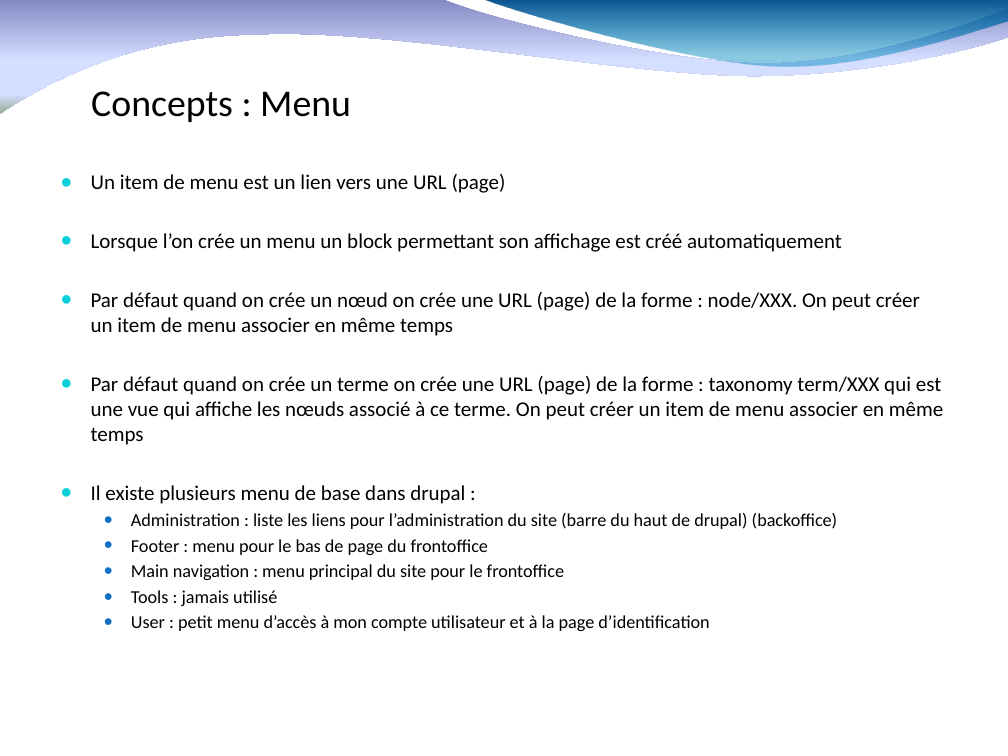
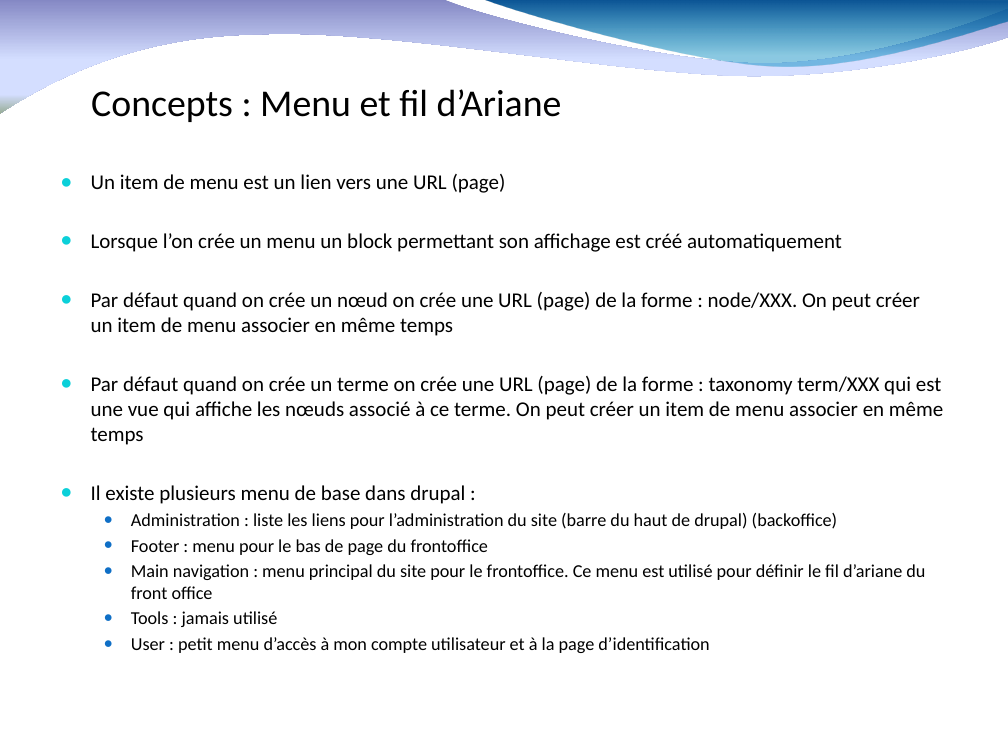
Before and after one commit to fauconv/cours_drupal8, a slide deck: slide 32 of drupal 8 nomades.pptx (slide 25 before the commit). Drawn at 1008x756 pixels with LibreOffice and Linux fonts; fonts in the diff are those of the drawing; background and template pictures are left out. Boxes give left, top, right and bottom in pixels: in the first picture for what was removed or moved away, otherwise in the second. Text is boxed around its words. In the diff, an @@ line names an element or a change of style, - is before the commit and + after.

```diff
--- a/drupal 8 nomades.pptx
+++ b/drupal 8 nomades.pptx
@@ title at box(91, 89, 562, 122): text changed @@
-Concepts : Menu
+Concepts : Menu et fil d’Ariane
@@ text at box(131, 564, 925, 599): text changed @@
-  ● Main navigation : menu principal du site pour le frontoffice
+  ● Main navigation : menu principal du site pour le frontoffice. Ce menu est utilisé pour définir le fil d’ariane du front office
```
Also in this commit, not shown: 18 other slides changed, 11 slides added, 1 slide removed.
